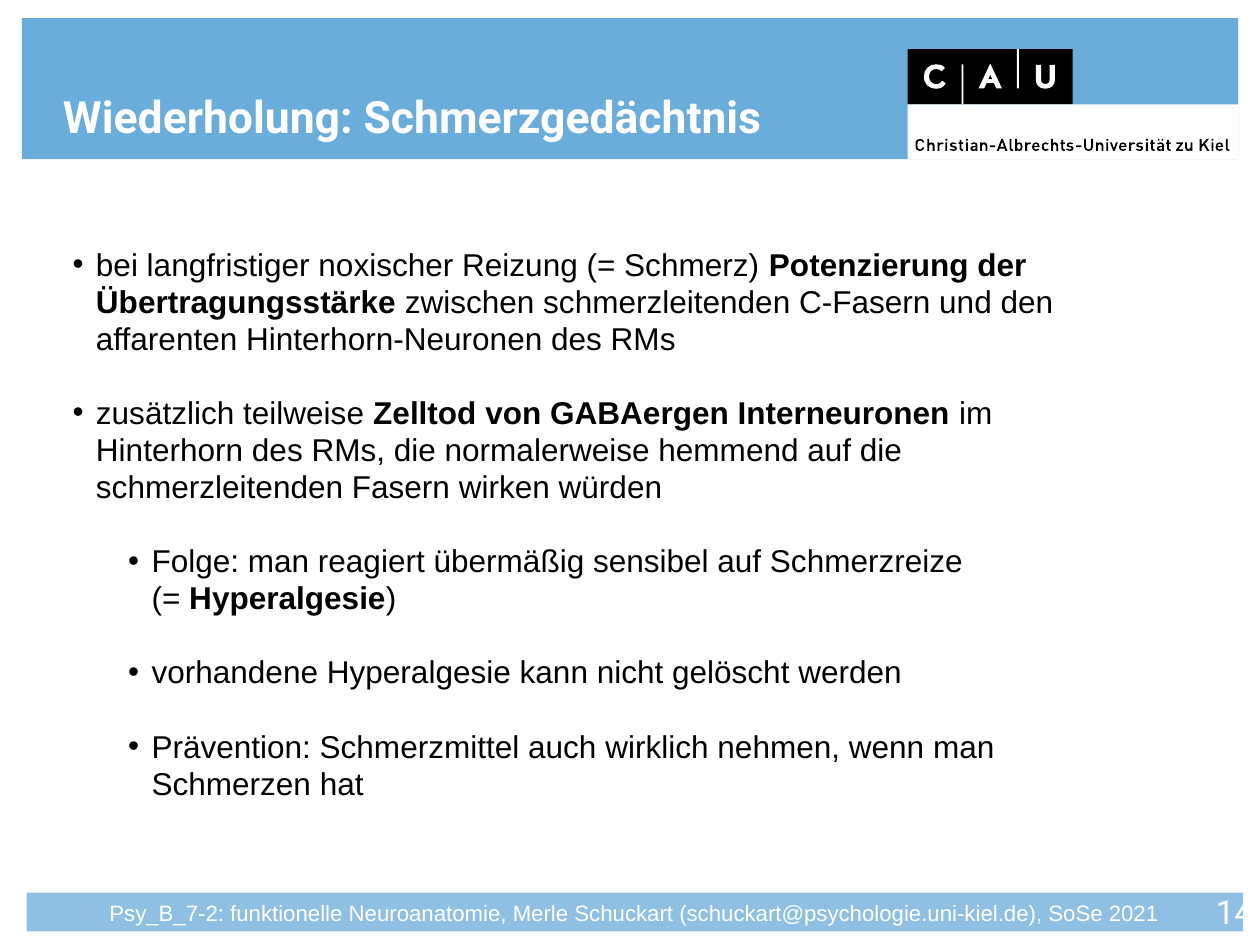
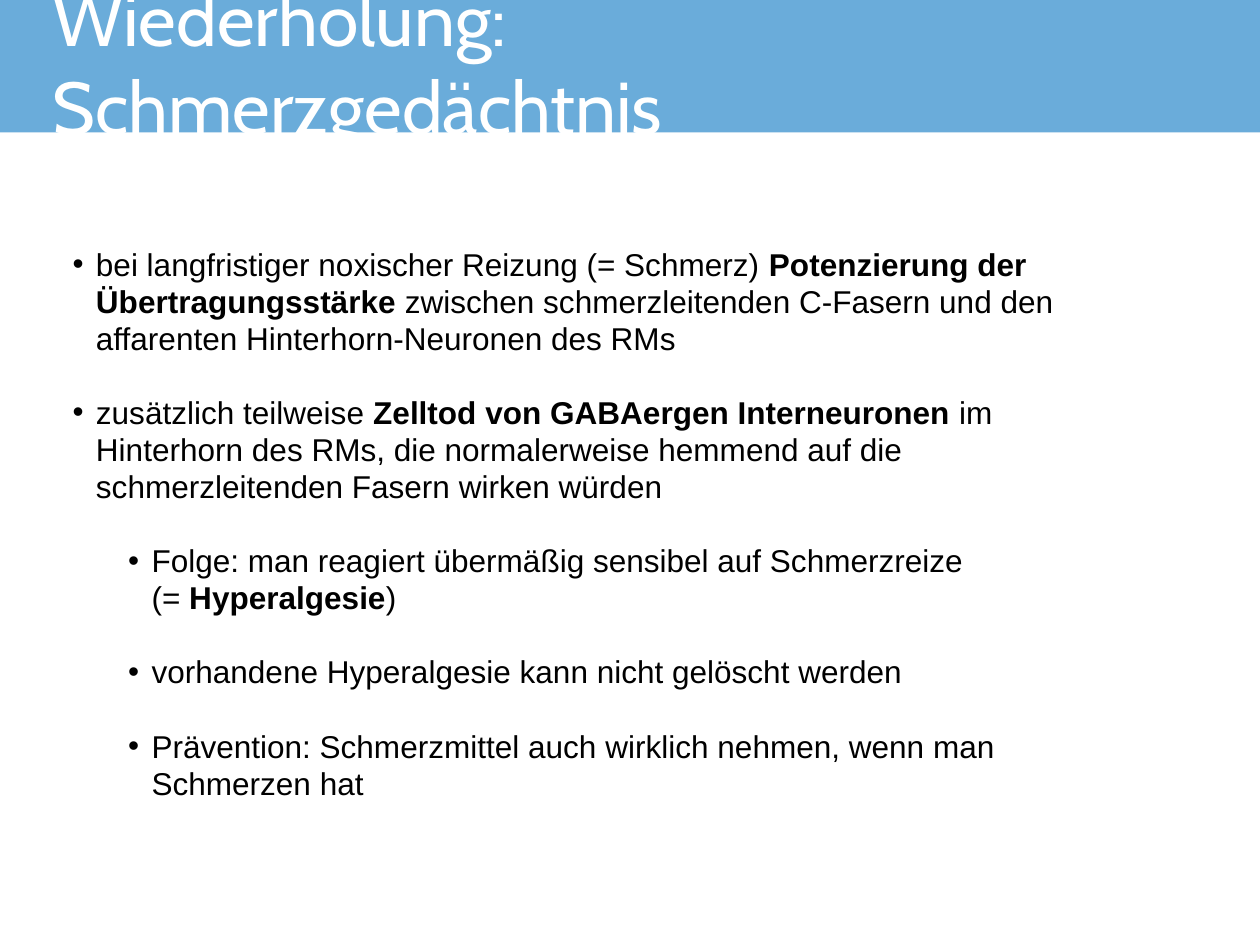
Before and after one commit to JuliusWelzel/teaching, a slide deck: slide 15 of seminars/funct_neuroanatomy_jw/Seminarfolien/FunNeuro_S07_Schmerz_MS.pptx (slide 14 before the commit). Drawn at 1260x945 pixels with LibreOffice and Linux fonts; fonts in the diff are those of the drawing; background and template pictures are left out. Boxes give left, top, right and bottom in pixels: in the first picture for what was removed or moved away, otherwise in the second. Text is boxed around its words. In the diff, an @@ line names an element or a change of style, - is before the commit and + after.

```diff
--- a/seminars/funct_neuroanatomy_jw/Seminarfolien/FunNeuro_S07_Schmerz_MS.pptx
+++ b/seminars/funct_neuroanatomy_jw/Seminarfolien/FunNeuro_S07_Schmerz_MS.pptx
@@ title "Wiederholung: Schmerzgedächtnis": place and size @@
-title "Wiederholung: Schmerzgedächtnis" at box(63, 99, 761, 142)
+title "Wiederholung: Schmerzgedächtnis" at box(53, 0, 663, 150)
@@ title "Wiederholung: Schmerzgedächtnis" at box(53, 0, 663, 150): size 24 to 39.6 pt, font Roboto to Cabin, bold off; vertical alignment bottom to middle @@
@@ rectangle: place and size @@
-rectangle at box(21, 19, 1239, 160)
+rectangle at box(0, 0, 1260, 132)
@@ group removed at box(908, 49, 1239, 159): 4 rectangles, 4 freeform shapes @@
@@ rectangle removed at box(27, 893, 1244, 932) @@
@@ page number removed at box(1216, 894, 1253, 933) @@
-14
@@ text removed at box(109, 905, 1158, 926) @@
-Psy_B_7-2: funktionelle Neuroanatomie, Merle Schuckart (schuckart@psychologie.uni-kiel.de), SoSe 2021
```
Also in this commit, not shown: 19 other slides changed, 3 slides added, 2 slides removed, 8 other files.
